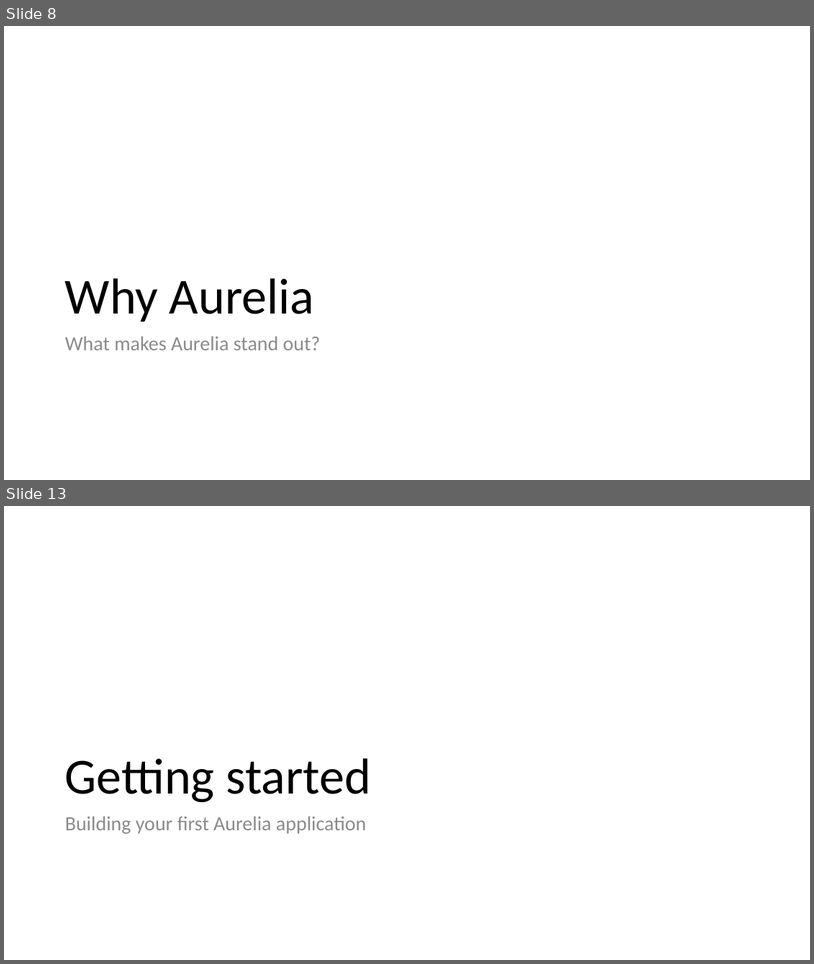
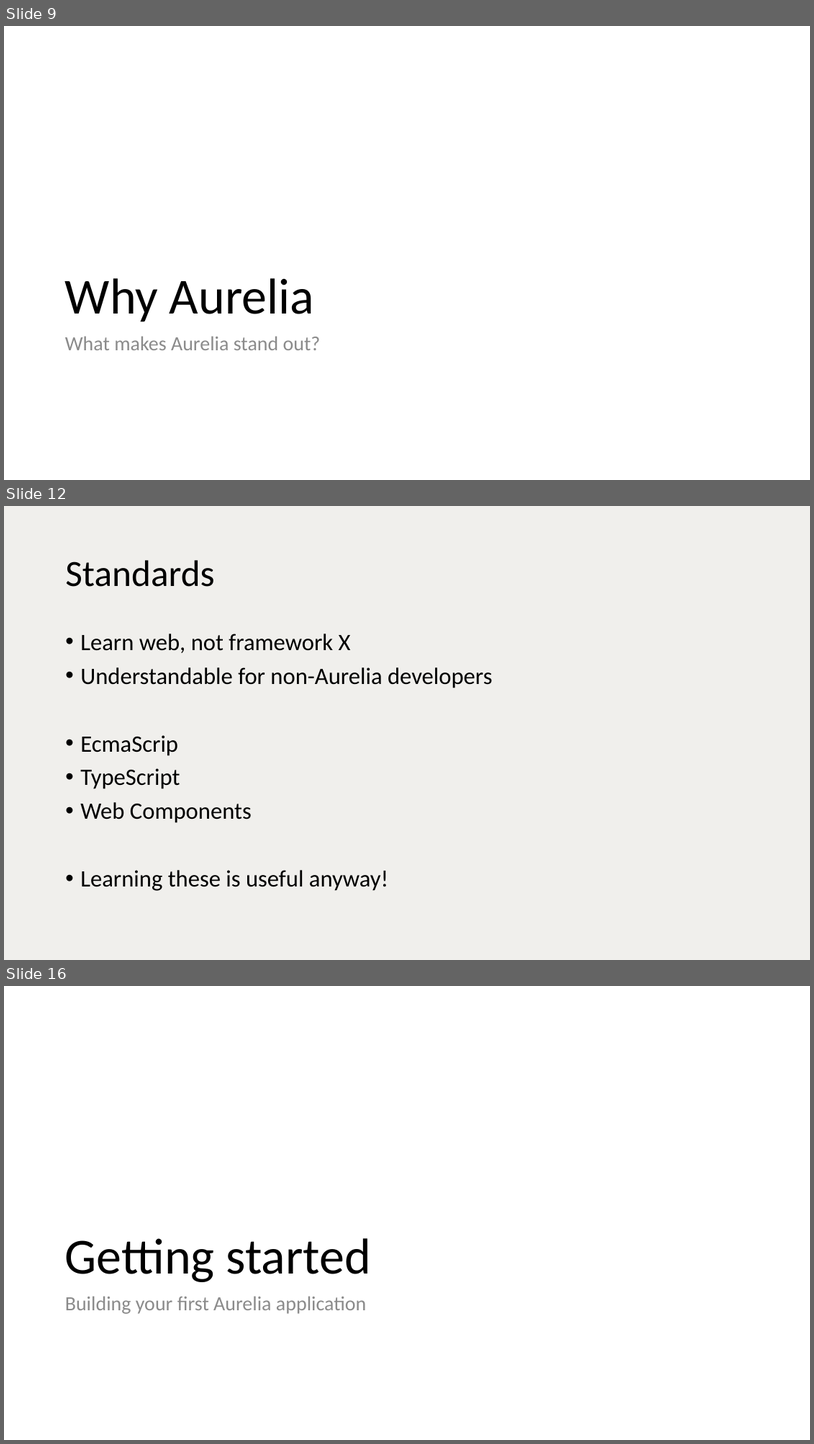
Before and after one commit to vuorinem/ADNUGTalk, a slide deck: Aurelia.pptm. Shown one above the other, each under a label of ours: slides 8 and 13 before the commit, slides 9, 12 and 16 after it; the slides between them are not shown. The pictures are 814x964 and 814x1444 pixels, drawn with LibreOffice and Linux fonts; fonts in the diff are those of the drawing. Boxes give left, top, right and bottom in pixels: in the first picture for what was removed or moved away, otherwise in the second. Text is boxed around its words. In the diff, an @@ line names an element or a change of style, - is before the commit and + after.

```diff
--- a/Aurelia.pptm
+++ b/Aurelia.pptm
@@ slide 12 added at [4,506,810,960], background #F0EFEC @@
@@ title added at [65,560,214,587], 44 pt, text #000000 @@
+Standards
@@ text added at [80,633,492,890], 28 pt, text #000000 @@
+• Learn web, not framework X
+• Understandable for non-Aurelia developers
+• EcmaScrip
+• TypeScript
+• Web Components
+• Learning these is useful anyway!
@@ what was slide 8 is now slide 9 @@
@@ what was slide 13 is now slide 16 @@
```
Also in this commit, not shown: 19 slides changed, 6 other slides added, 5 slides removed.
